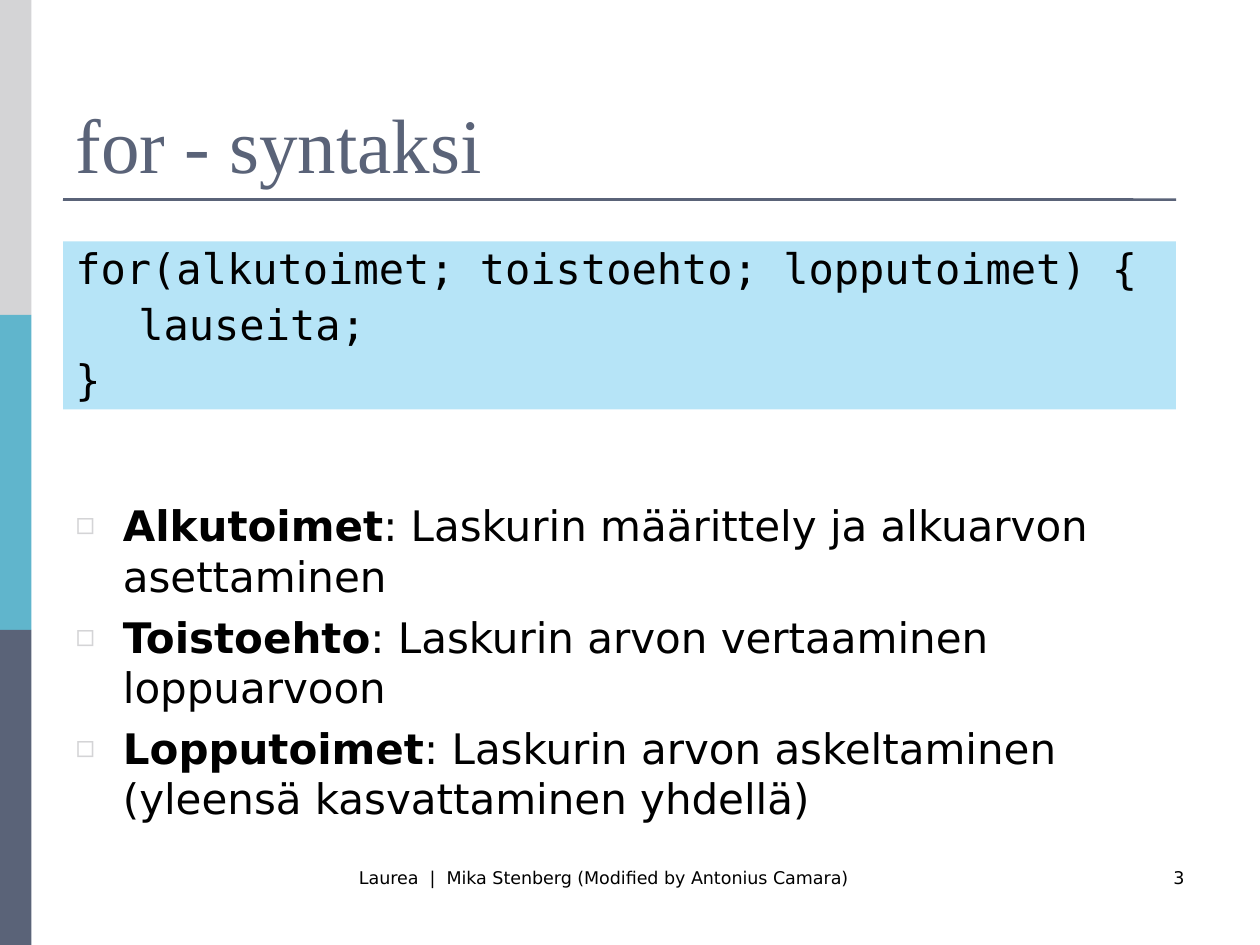
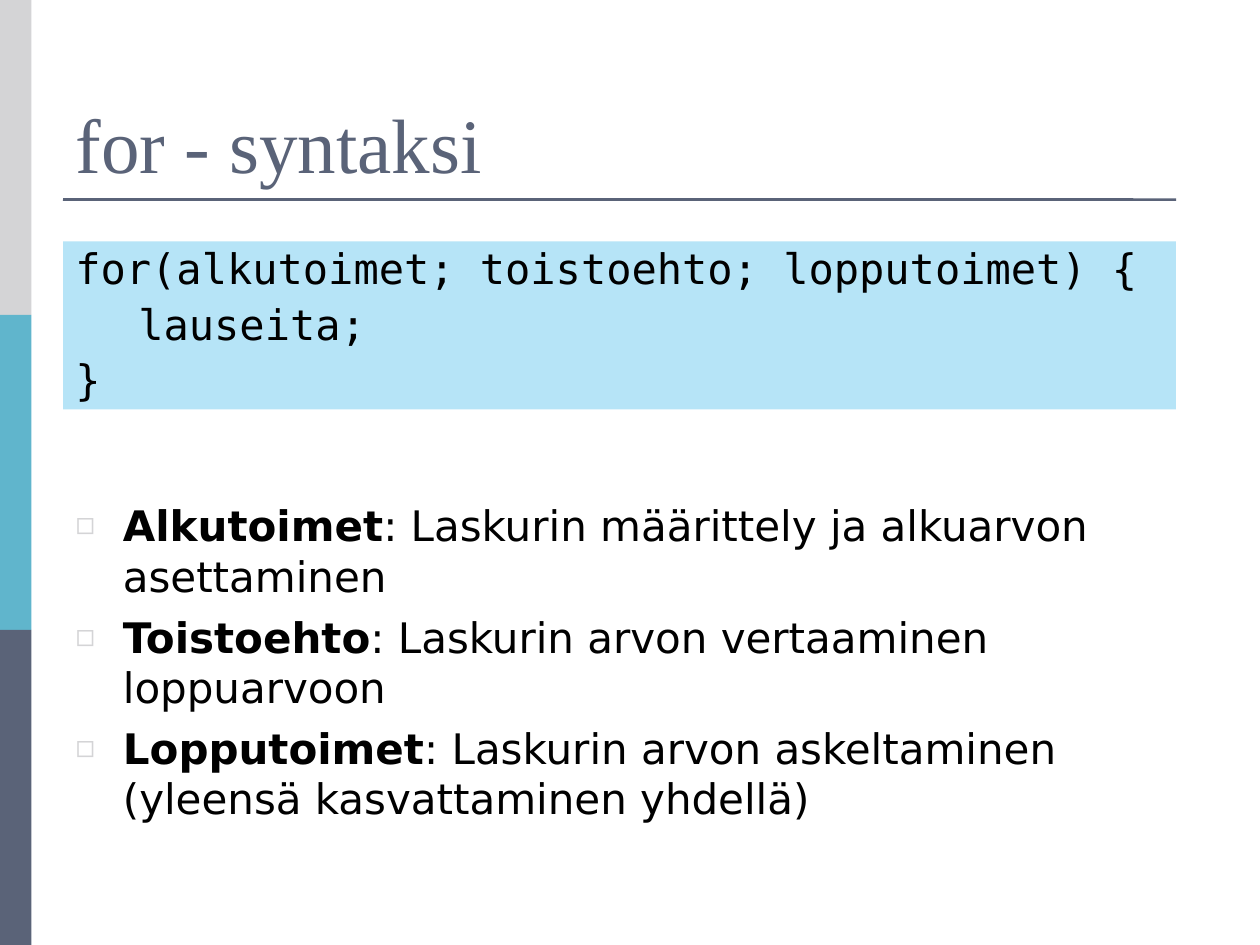
Before and after one commit to mjstenbe/OO_2017, a slide deck: slide 3 of Lecture materials (Antonius)/R0027-Luento-5-Toistolauseet.ppt. Drawn at 1260x945 pixels with LibreOffice and Linux fonts; fonts in the diff are those of the drawing. Boxes give left, top, right and bottom in pixels: in the first picture for what was removed or moved away, otherwise in the second. Text is boxed around its words. In the diff, an @@ line names an element or a change of style, - is before the commit and + after.

```diff
--- a/Lecture materials (Antonius)/R0027-Luento-5-Toistolauseet.ppt
+++ b/Lecture materials (Antonius)/R0027-Luento-5-Toistolauseet.ppt
@@ text removed at (359, 871, 848, 888) @@
-Laurea | Mika Stenberg (Modified by Antonius Camara)
@@ page number removed at (1173, 871, 1184, 885) @@
-3
```
Also in this commit, not shown: 11 other slides changed, 1 other file.
